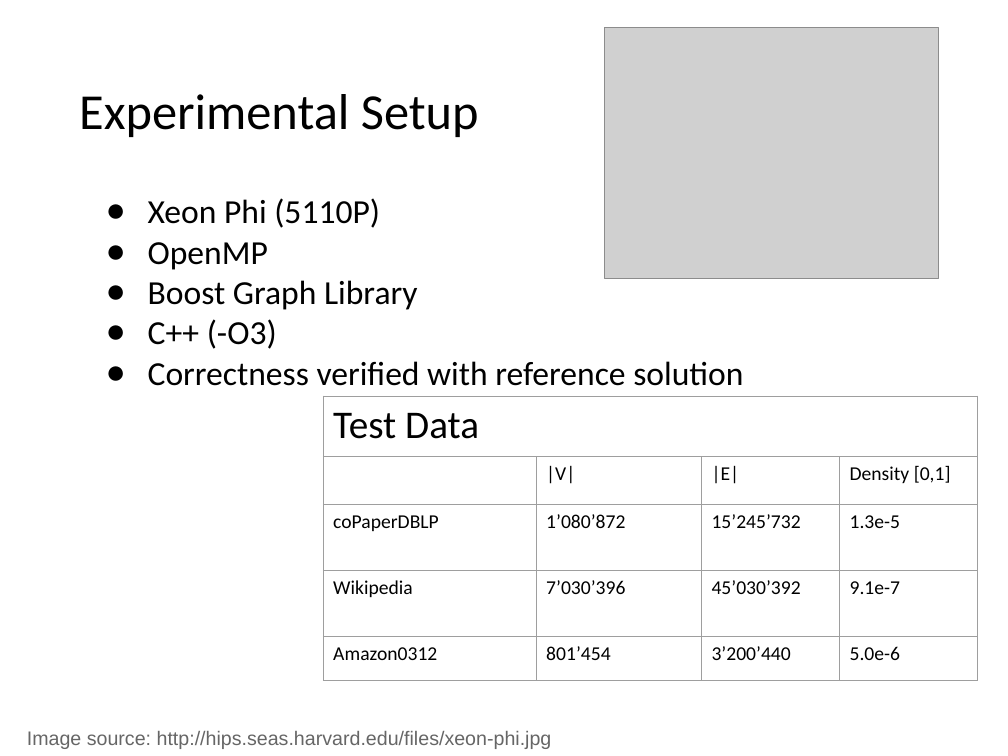
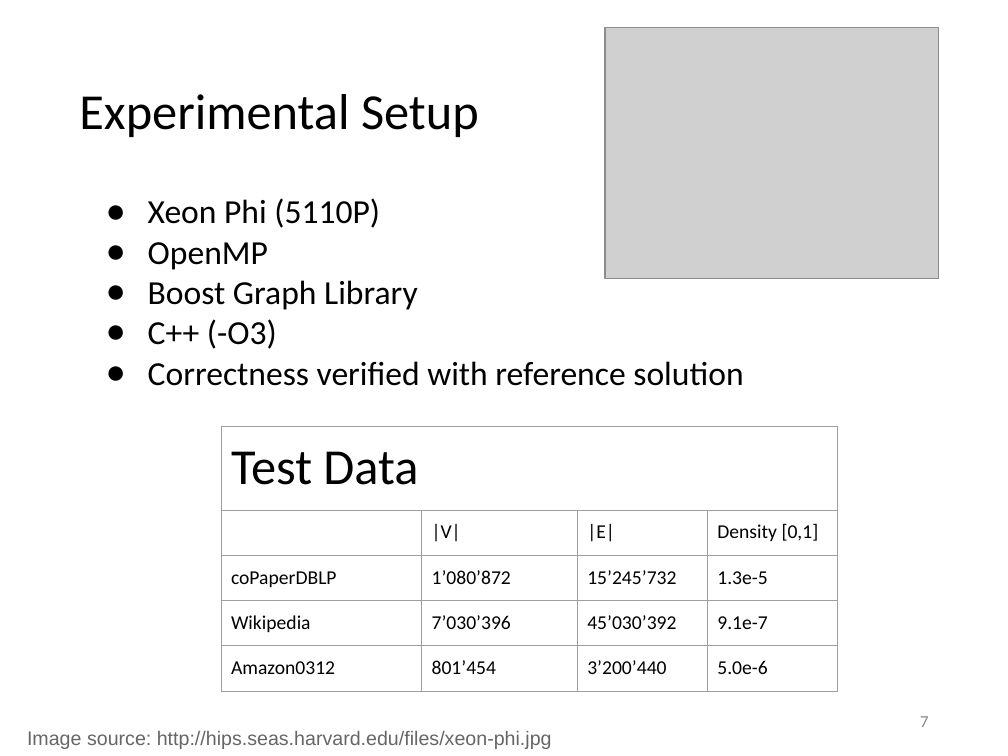
Before and after one commit to suem/dphpc-project, a slide deck: slide 7 of Final Presentation.pptx. Drawn at 1008x756 pixels with LibreOffice and Linux fonts; fonts in the diff are those of the drawing; grey boxes stand for pictures. Boxes give left, top, right and bottom in pixels: in the first picture for what was removed or moved away, otherwise in the second. Text is boxed around its words. In the diff, an @@ line names an element or a change of style, - is before the commit and + after.

```diff
--- a/Final Presentation.pptx
+++ b/Final Presentation.pptx
@@ table at <box>221,426,837,691</box> @@
@@ size 28 to 36 pt in "Test Data" @@
@@ borders changed @@
@@ table: place and size @@
-table at <box>324,396,978,710</box>
+table at <box>221,426,837,691</box>
@@ page number added at <box>920,716,928,727</box>, 12 pt, text #888888 @@
+7
```
Also in this commit, not shown: 14 other slides changed.
